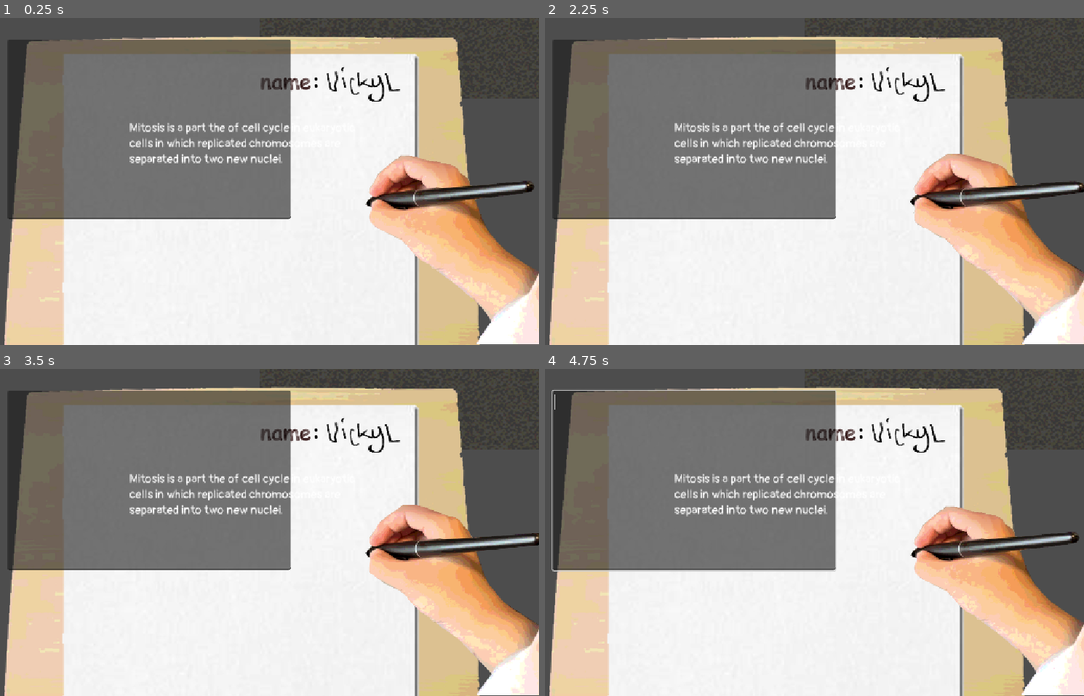
Above: before the commit, frames 1-4 (two rows, left to right).
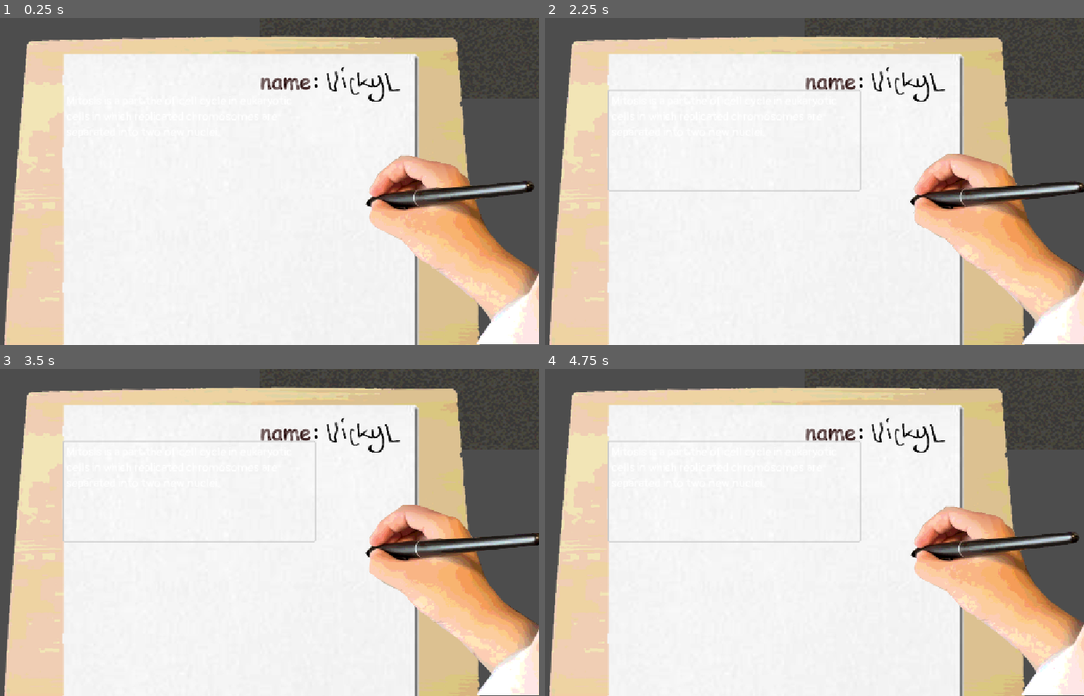
Above: after the commit, the same moments.

Repository: Vick-St3r/haven-keyboard
Game: Godot game, scene res://scenes/main_game.tscn
The game is run twice, just before and just after one commit, with the same random seed, the same clock (stepped at 60 frames per second) and the same inputs.
Inputs (mouse positions are in pixels of both pictures, inside the frame that each line leads up to):
- Up to frame 1 (0.25 s): no input
- Up to frame 2 (2.25 s): move the mouse to (922, 165) at 0.52 s; click (922, 165) at 0.67 s; move the mouse to (674, 197) at 1.27 s; click (674, 197) at 1.42 s; move the mouse to (852, 109) at 2.02 s; click (852, 109) at 2.17 s
- Up to frame 3 (3.5 s): move the mouse to (220, 597) at 2.77 s; click (220, 597) at 2.92 s
- Up to frame 4 (4.75 s): move the mouse to (965, 581) at 3.52 s; click (965, 581) at 3.67 s; move the mouse to (620, 483) at 4.27 s; click (620, 483) at 4.42 s

The runs differ from the first frame. In frame 1, 29% of the frame differs, in the area x 1-54%, y 6-62%; in frame 2, 29%; in frame 3, 29%; in frame 4, 29%, in the area x 1-59%, y 6-62%.

Commit message:
Overlay text input with text display

Diff:
--- a/scenes/main_game.tscn
+++ b/scenes/main_game.tscn
@@ -4,10 +4,12 @@
 [ext_resource type="Texture2D" uid="uid://nmfrsoy2h77v" path="res://assets/maingame/floor bg.png" id="2_0rdsr"]
 [ext_resource type="FontFile" uid="uid://lsxuyc7dq7r5" path="res://assets/font/Pangolin-Regular.ttf" id="2_72e8q"]
 [ext_resource type="Texture2D" uid="uid://kpj48414w7s0" path="res://assets/maingame/topofdesk.png" id="3_ipu61"]
-[ext_resource type="PackedScene" uid="uid://dyhusmoefy2au" path="res://scenes/camerashake.tscn" id="5_ipu61"]
+[ext_resource type="Script" uid="uid://wk6n20yv77cp" path="res://scenes/text_edit.gd" id="5_70vka"]
 [ext_resource type="Texture2D" uid="uid://71xhl7ul8is4" path="res://assets/hand/handframe1.png" id="5_wi4c7"]
 [ext_resource type="Texture2D" uid="uid://drubkmm0fqx7o" path="res://assets/hand/handframe2.png" id="6_70vka"]
 [ext_resource type="Texture2D" uid="uid://cveluhx3ch4iu" path="res://assets/hand/handframe3.png" id="7_2l77h"]
+
+[sub_resource type="StyleBoxLine" id="StyleBoxLine_hraha"]
 
 [sub_resource type="SpriteFrames" id="SpriteFrames_xrivr"]
 animations = [{
@@ -41,24 +43,26 @@
 offset_bottom = 648.0
 texture = ExtResource("3_ipu61")
 
+[node name="texttype" type="RichTextLabel" parent="." unique_id=2095181091]
+offset_left = 216.0
+offset_top = 149.0
+offset_right = 713.0
+offset_bottom = 346.0
+theme_override_fonts/normal_font = ExtResource("2_72e8q")
+theme_override_font_sizes/normal_font_size = 24
+bbcode_enabled = true
+
 [node name="TextEdit" type="TextEdit" parent="." unique_id=179861261]
 offset_left = 100.0
 offset_top = 43.0
 offset_right = 660.0
 offset_bottom = 399.0
-theme_override_colors/font_color = Color(0, 0, 0, 1)
+theme_override_colors/font_color = Color(0, 0, 0, 0)
 theme_override_fonts/font = ExtResource("2_72e8q")
 theme_override_font_sizes/font_size = 24
+theme_override_styles/normal = SubResource("StyleBoxLine_hraha")
 wrap_mode = 1
-
-[node name="texttype" type="RichTextLabel" parent="." unique_id=2095181091]
-offset_left = 341.0
-offset_top = 202.0
-offset_right = 838.0
-offset_bottom = 399.0
-theme_override_fonts/normal_font = ExtResource("2_72e8q")
-theme_override_font_sizes/normal_font_size = 24
-bbcode_enabled = true
+script = ExtResource("5_70vka")
 
 [node name="hand" type="AnimatedSprite2D" parent="." unique_id=806426322]
 position = Vector2(979, 458)
--- /dev/null
+++ b/scenes/text_edit.gd
@@ -0,0 +1,12 @@
+extends TextEdit
+
+@onready var targetTextDisplay = $texttype
+
+# Called when the node enters the scene tree for the first time.
+func _ready() -> void:
+	pass
+
+
+# Called every frame. 'delta' is the elapsed time since the previous frame.
+func _process(delta: float) -> void:
+	pass
--- a/scripts/main_game.gd
+++ b/scripts/main_game.gd
@@ -27,6 +27,11 @@
 	targetText = scrambledSentences[curSentence] + "."
 	targetTextDisplay.text = targetText
 
+	textedit.position.x = targetTextDisplay.position.x-5;
+	textedit.position.y = targetTextDisplay.position.y-5;
+	textedit.size.x = targetTextDisplay.size.x;
+	textedit.size.y = targetTextDisplay.size.y;
+
 func scrambleText(text):
 	var words = text.split(" ")
 	for i in words.size() - 1:
@@ -48,11 +53,11 @@
 func _on_text_edit_text_changed() -> void:
 	if textedit.text == targetText:
 		if !badSentenceDone:
-			targetText = originalSentences[curSentence] + "."
+			targetText = originalSentences[curSentence].strip_edges() + "."
 			badSentenceDone = true
 		else:
 			curSentence += 1;
-			targetText = scrambledSentences[curSentence] + "."
+			targetText = scrambledSentences[curSentence].strip_edges() + "."
 			textedit.clear()
 			badSentenceDone = false
 		targetTextDisplay.text = targetText
Not shown, added: scenes/text_edit.gd.uid
